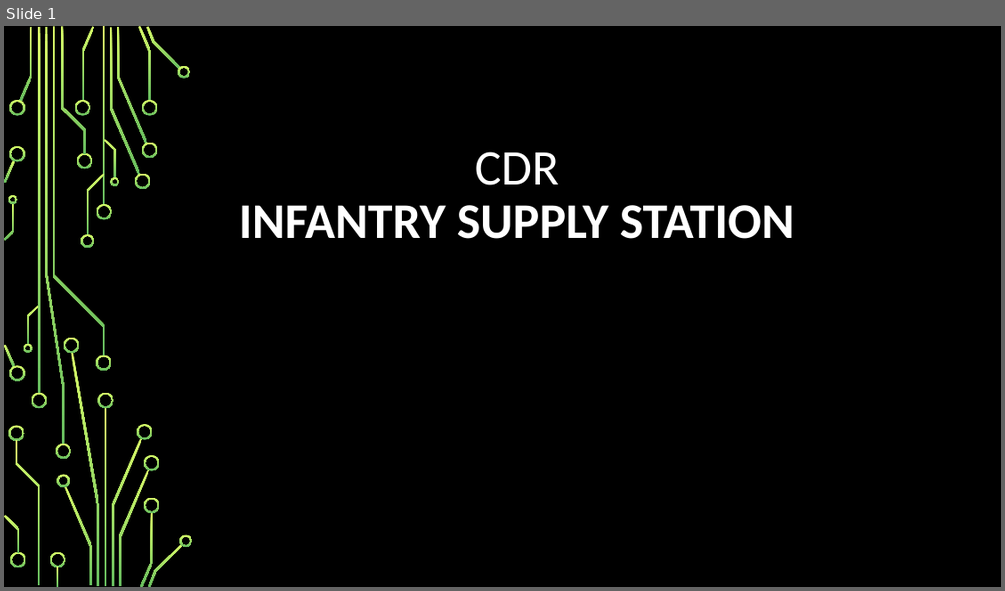
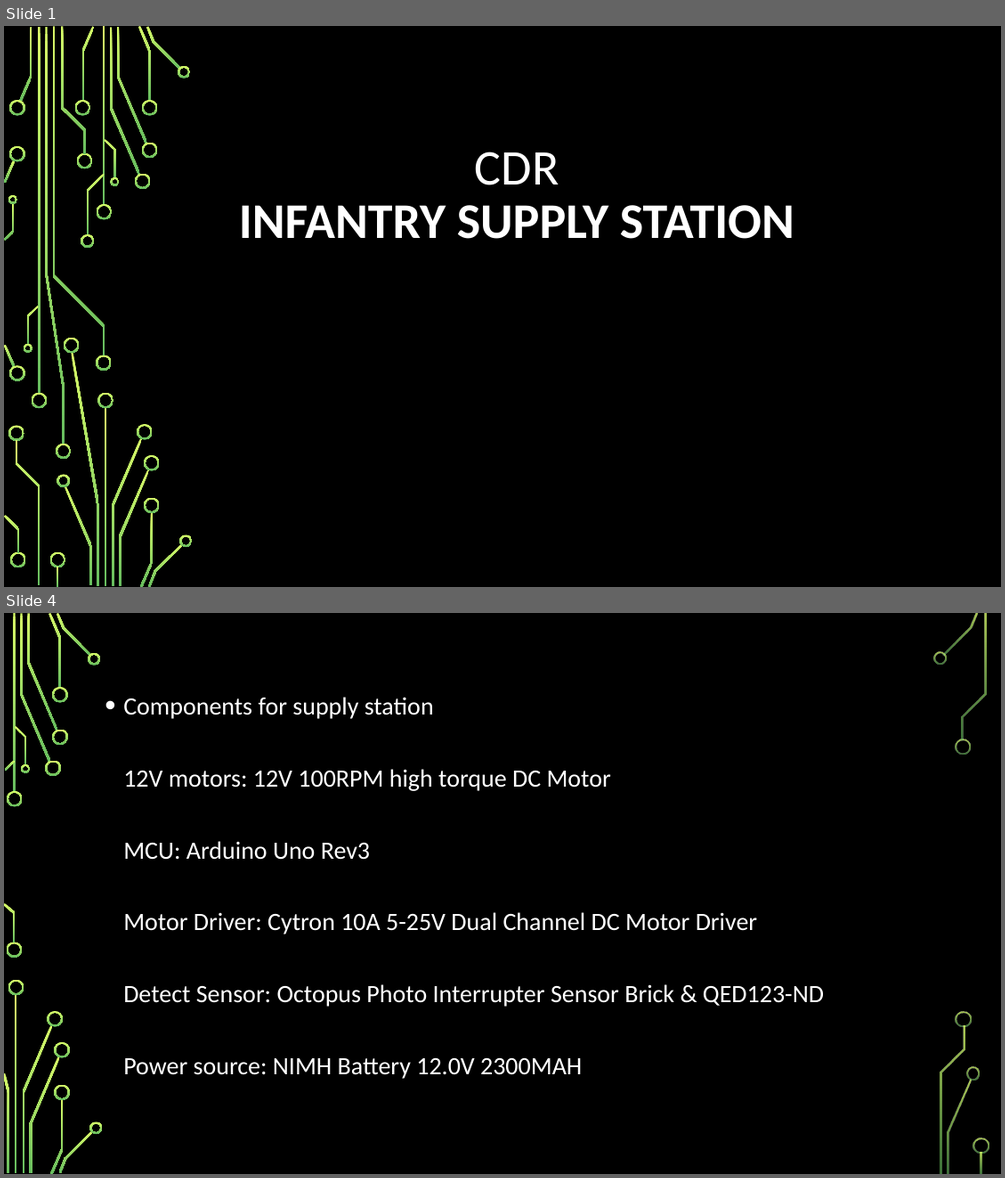
Before and after one commit to RahmatSaeedi/ECE_Capstone_Project, a slide deck: CDR.pptx. Shown one above the other, each under a label of ours: slide 1 before the commit, slides 1 and 4 after it; the slides between them are not shown. The pictures are 1005x591 and 1005x1178 pixels, drawn with LibreOffice and Linux fonts; fonts in the diff are those of the drawing; background and template pictures are left out. Boxes give left, top, right and bottom in pixels: in the first picture for what was removed or moved away, otherwise in the second. Text is boxed around its words. In the diff, an @@ line names an element or a change of style, - is before the commit and + after.

```diff
--- a/CDR.pptx
+++ b/CDR.pptx
@@ slide 4 added at box(4, 613, 1001, 1174), background picture (left out) @@
@@ text added at box(123, 697, 824, 1078), 24 pt, text #FFFFFF @@
+• Components for supply station
+  12V motors: 12V 100RPM high torque DC Motor
+  MCU: Arduino Uno Rev3
+  Motor Driver: Cytron 10A 5-25V Dual Channel DC Motor Driver
+  Detect Sensor: Octopus Photo Interrupter Sensor Brick & QED123-ND
+  Power source: NIMH Battery 12.0V 2300MAH
@@ group added at box(4, 613, 989, 1174): 33 freeform shapes, 3 rectangles @@
```
Also in this commit, not shown: 3 other slides added, 2 other files.
